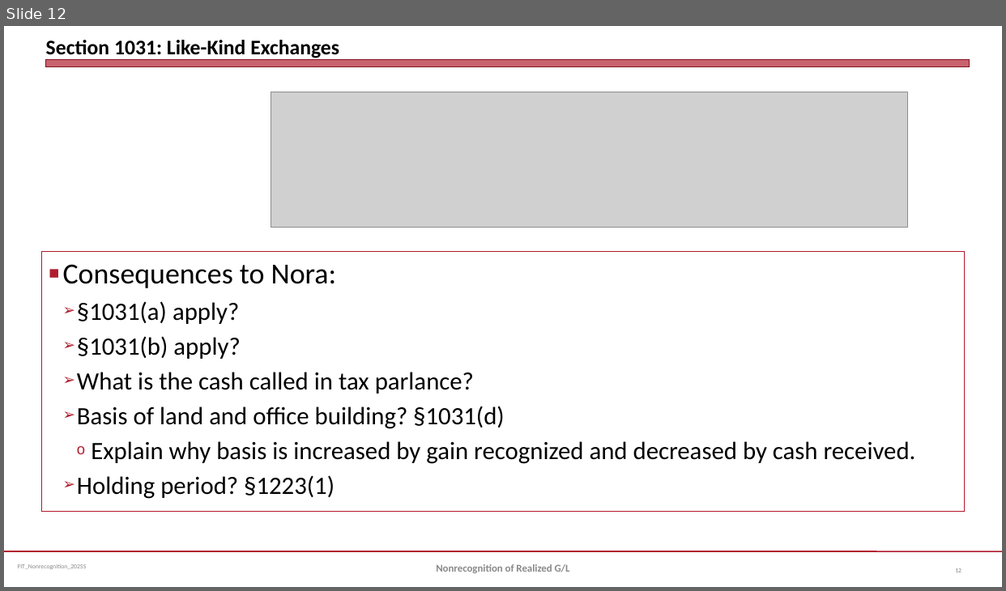
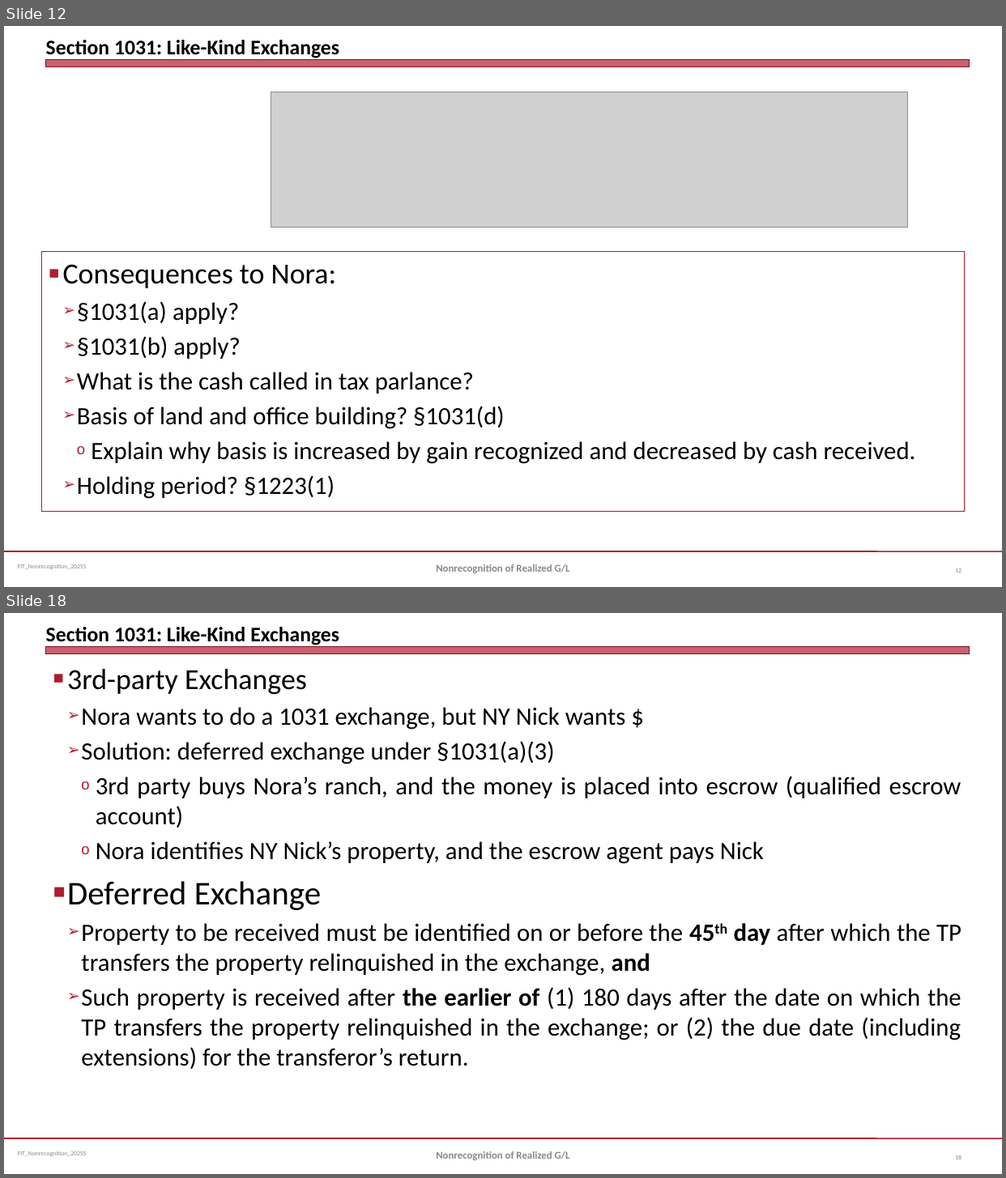
Before and after one commit to jmc877/Fed-Income-Tax, a slide deck: slides/FIT_NonrecognitionGL_2025S.pptx. Shown one above the other, each under a label of ours: slide 12 before the commit, slides 12 and 18 after it; the slides between them are not shown. The pictures are 1006x591 and 1006x1178 pixels, drawn with LibreOffice and Linux fonts; fonts in the diff are those of the drawing; grey boxes stand for pictures. Boxes give left, top, right and bottom in pixels: in the first picture for what was removed or moved away, otherwise in the second. Text is boxed around its words. In the diff, an @@ line names an element or a change of style, - is before the commit and + after.

```diff
--- a/slides/FIT_NonrecognitionGL_2025S.pptx
+++ b/slides/FIT_NonrecognitionGL_2025S.pptx
@@ slide 18 added at [4, 613, 1002, 1174], background #FFFFFF; not listed: 3 template elements that a slide beside it also shows @@
@@ title added at [46, 627, 339, 645], 20 pt, text #000000, bold @@
+Section 1031: Like-Kind Exchanges
@@ text added at [67, 669, 961, 1069], 24 pt, text #000000 @@
+■ 3rd-party Exchanges
+  ➢ Nora wants to do a 1031 exchange, but NY Nick wants $
+  ➢ Solution: deferred exchange under §1031(a)(3)
+    o 3rd party buys Nora’s ranch, and the money is placed into escrow (qualified escrow account)
+    o Nora identifies NY Nick’s property, and the escrow agent pays Nick
+■ Deferred Exchange
+  ➢ Property to be received must be identified on or before the 45th day after which the TP transfers the property relinquished in the exchange, and
+  ➢ Such property is received after the earlier of (1) 180 days after the date on which the TP transfers the property relinquished in the exchange; or (2) the due date (including extensions) for the transferor’s return.
@@ text added at [436, 1152, 570, 1161], 10 pt, text #898989, bold @@
+Nonrecognition of Realized G/L
@@ page number added at [955, 1156, 961, 1160], 6 pt, text #808080 @@
+18
```
Also in this commit, not shown: 2 slides changed, 5 other slides added, 1 other file.
